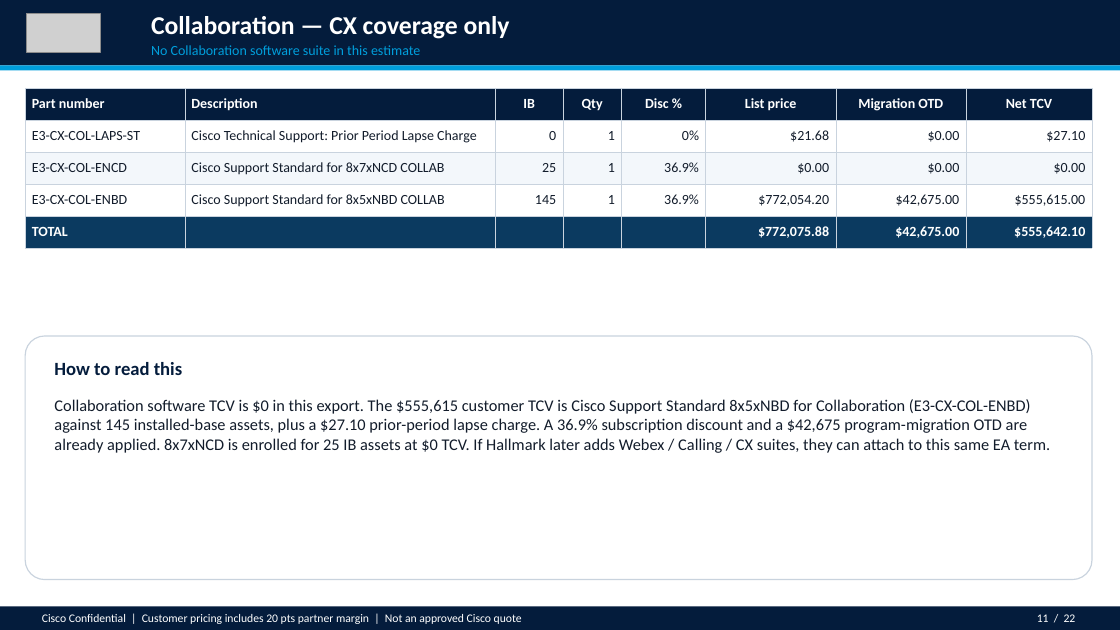
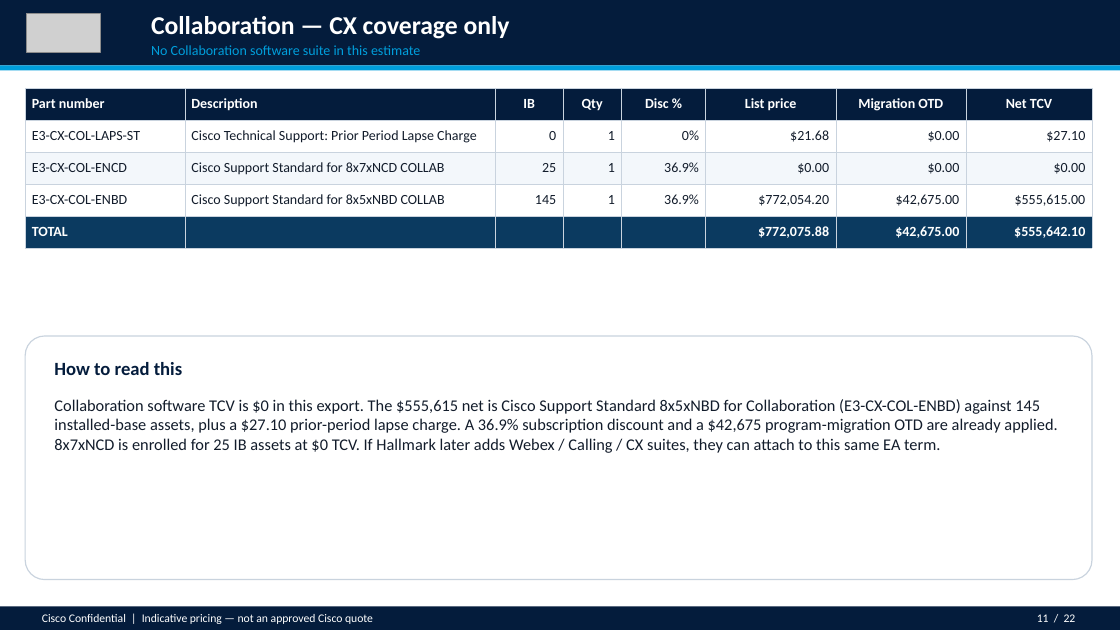
Before and after one commit to chchilds/cxvx, a slide deck: slide 11 of ea-proposal/HALLMARK_CARDS_INCORPORATED_Enterprise_Agreement_Proposal.pptx. Drawn at 1120x630 pixels with LibreOffice and Linux fonts; fonts in the diff are those of the drawing; grey boxes stand for pictures. Boxes give left, top, right and bottom in pixels: in the first picture for what was removed or moved away, otherwise in the second. Text is boxed around its words. In the diff, an @@ line names an element or a change of style, - is before the commit and + after.

```diff
--- a/ea-proposal/HALLMARK_CARDS_INCORPORATED_Enterprise_Agreement_Proposal.pptx
+++ b/ea-proposal/HALLMARK_CARDS_INCORPORATED_Enterprise_Agreement_Proposal.pptx
@@ text at [54, 399, 1057, 453]: text changed @@
-Collaboration software TCV is $0 in this export. The $555,615 customer TCV is Cisco Support Standard 8x5xNBD for Collaboration (E3-CX-COL-ENBD) against 145 installed-base assets, plus a $27.10 prior-period lapse charge. A 36.9% subscription discount and a $42,675 program-migration OTD are already applied. 8x7xNCD is enrolled for 25 IB assets at $0 TCV. If Hallmark later adds Webex / Calling / CX suites, they can attach to this same EA term.
+Collaboration software TCV is $0 in this export. The $555,615 net is Cisco Support Standard 8x5xNBD for Collaboration (E3-CX-COL-ENBD) against 145 installed-base assets, plus a $27.10 prior-period lapse charge. A 36.9% subscription discount and a $42,675 program-migration OTD are already applied. 8x7xNCD is enrolled for 25 IB assets at $0 TCV. If Hallmark later adds Webex / Calling / CX suites, they can attach to this same EA term.
@@ text at [42, 614, 373, 624]: text changed @@
-Cisco Confidential | Customer pricing includes 20 pts partner margin | Not an approved Cisco quote
+Cisco Confidential | Indicative pricing — not an approved Cisco quote
```
Also in this commit, not shown: 20 other slides changed, 2 other files.
